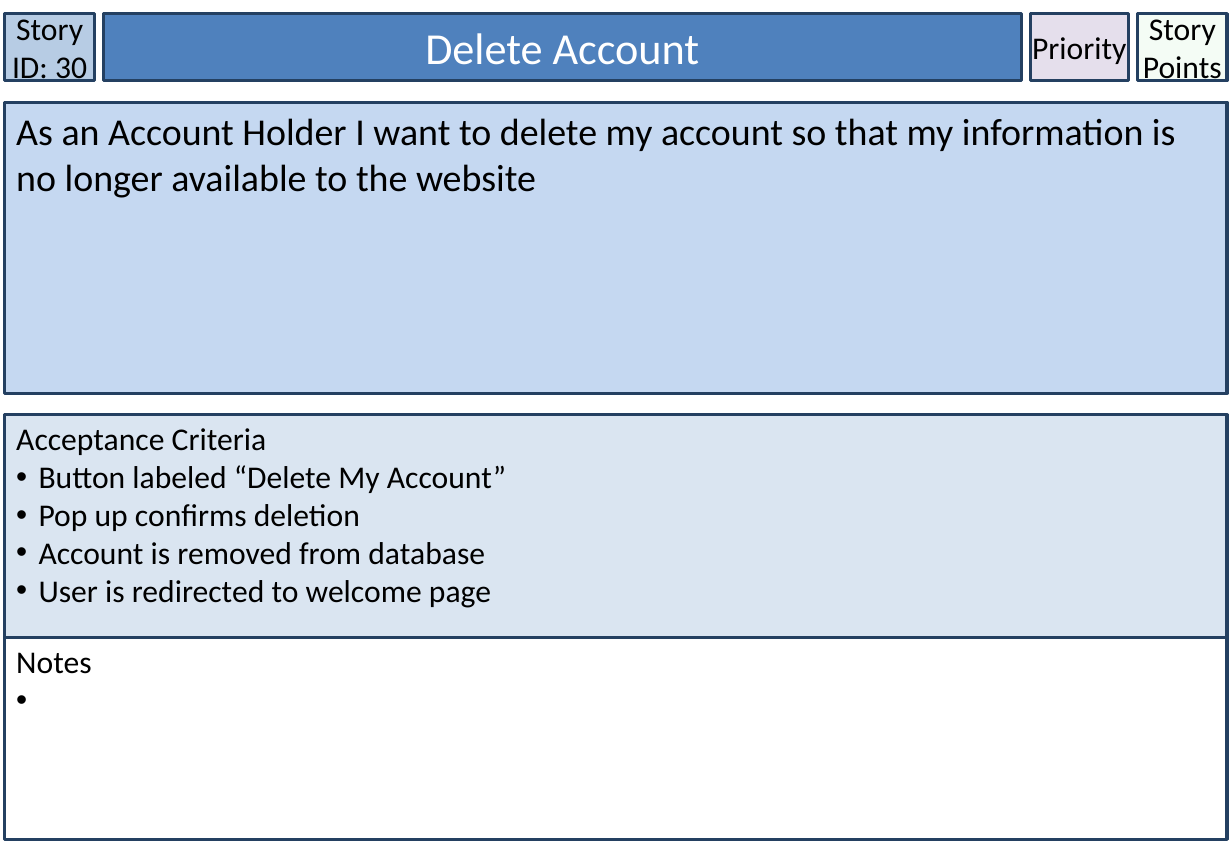
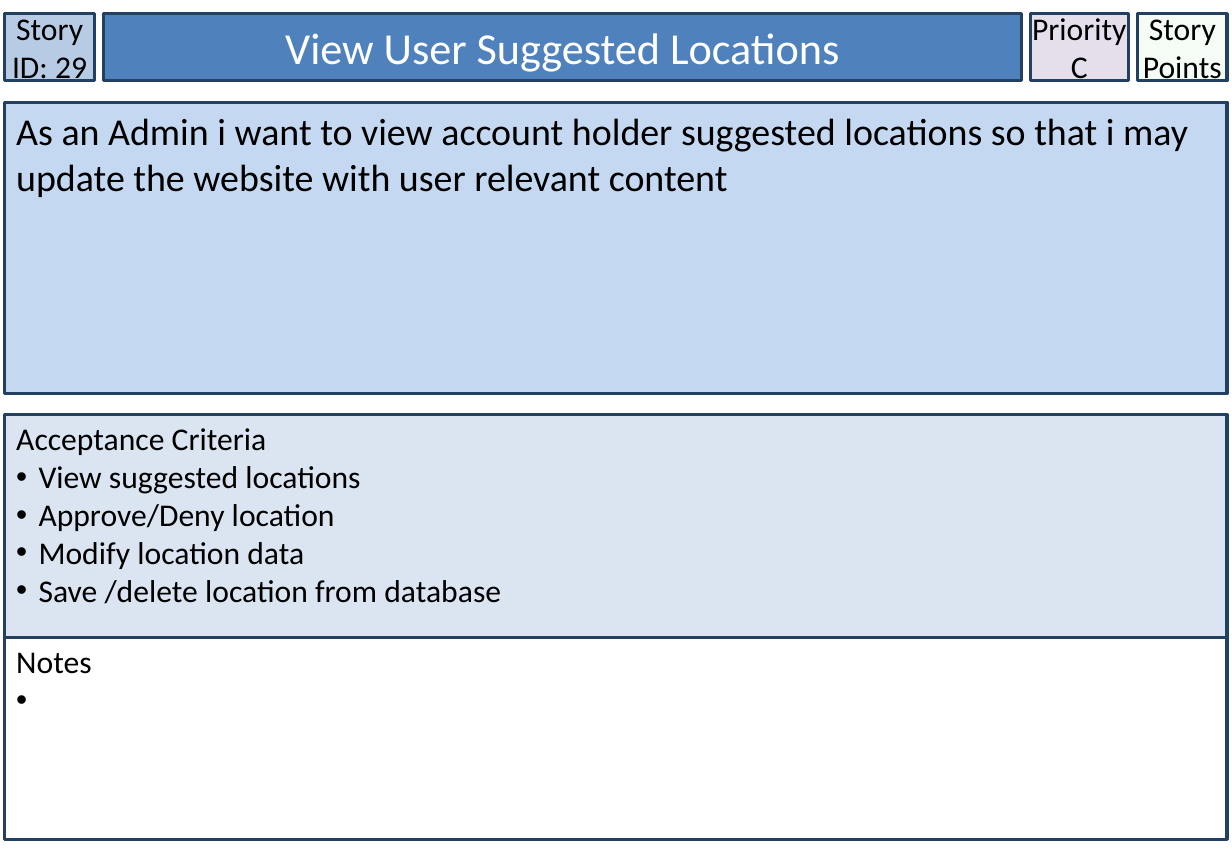
Before and after one commit to lowejosh/Django-landmarks, a slide deck: slide 30 of Story Cards.pptx (slide 31 before the commit). Drawn at 1232x853 pixels with LibreOffice and Linux fonts; fonts in the diff are those of the drawing. Boxes give left, top, right and bottom in pixels: in the first picture for what was removed or moved away, otherwise in the second. Text is boxed around its words. In the diff, an @@ line names an element or a change of style, - is before the commit and + after.

```diff
--- a/Story Cards.pptx
+++ b/Story Cards.pptx
@@ text in rectangle at (x1=12, y1=14, x2=87, y2=87): text changed @@
-Story ID: 30
+Story ID: 29
@@ text in rectangle at (x1=285, y1=33, x2=839, y2=72): text changed @@
-Delete Account
+View User Suggested Locations
@@ text in rectangle at (x1=1071, y1=57, x2=1088, y2=82): paragraph added @@
+C
@@ text in rectangle at (x1=16, y1=118, x2=1188, y2=197): text changed @@
-As an Account Holder I want to delete my account so that my information is no longer available to the website
+As an Admin i want to view account holder suggested locations so that i may update the website with user relevant content
@@ text in rectangle at (x1=39, y1=466, x2=501, y2=604): text changed @@
-• Button labeled “Delete My Account”
-• Pop up confirms deletion
-• Account is removed from database
-• User is redirected to welcome page
+• View suggested locations
+• Approve/Deny location
+• Modify location data
+• Save /delete location from database
```
Also in this commit, not shown: 29 other slides changed, 1 slide added, 4 slides removed, 2 other files.
